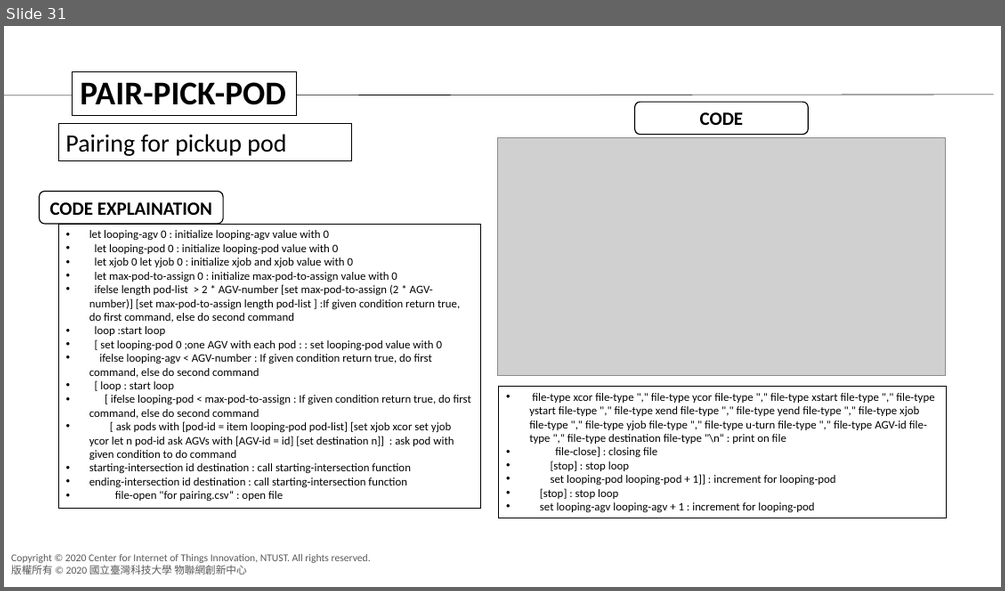
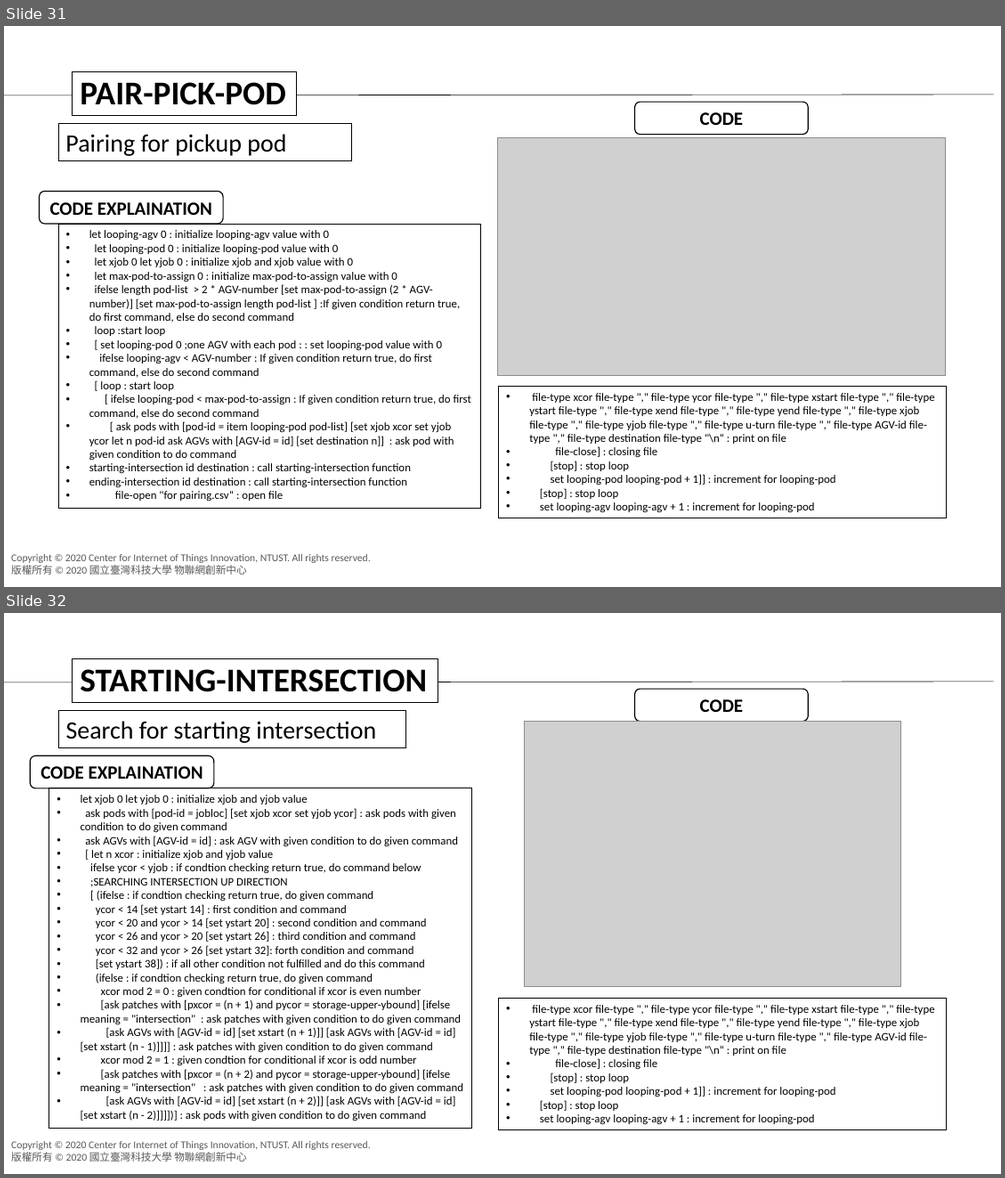
Before and after one commit to agnesyosephine/kiva, a slide deck: Tutorial/Code Learning-Ryanda.pptx. Shown one above the other, each under a label of ours: slide 31 before the commit, slides 31 and 32 after it. The pictures are 1005x591 and 1005x1178 pixels, drawn with LibreOffice and Linux fonts; fonts in the diff are those of the drawing; grey boxes stand for pictures; background and template pictures are left out. Boxes give left, top, right and bottom in pixels: in the first picture for what was removed or moved away, otherwise in the second. Text is boxed around its words. In the diff, an @@ line names an element or a change of style, - is before the commit and + after.

Commit message:
First Attempt

```diff
--- a/Tutorial/Code Learning-Ryanda.pptx
+++ b/Tutorial/Code Learning-Ryanda.pptx
@@ slide 32 added at [4,613,1001,1174], background #FFFFFF; not listed: 2 template elements that a slide beside it also shows @@
@@ rectangle added at [73,658,438,703], fill #FFFFFF, outline #000000 0.75 pt, 32 pt, text #000000, bold @@
+STARTING-INTERSECTION
@@ line added from (4, 682) to (994, 682), #000000 0.5 pt @@
@@ rounded rectangle added at [635,689,809,722], fill #FFFFFF, outline #000000 1 pt, 18 pt, text #000000, bold @@
+CODE
@@ rectangle added at [58,711,406,748], outline #000000 0.75 pt, 24 pt, text #000000 @@
+Search for starting intersection
@@ picture added at [524,722,900,987] @@
@@ rounded rectangle added at [30,755,214,788], fill #FFFFFF, outline #000000 1 pt, 18 pt, text #000000, bold @@
+CODE EXPLAINATION
@@ rectangle added at [49,788,472,1127], outline #000000 0.75 pt, 11 pt, text #000000 @@
+• let xjob 0 let yjob 0 : initialize xjob and yjob value
+• ask pods with [pod-id = jobloc] [set xjob xcor set yjob ycor] : ask pods with given condition to do given command
+• ask AGVs with [AGV-id = id] : ask AGV with given condition to do given command
+• [ let n xcor : initialize xjob and yjob value
+• ifelse ycor < yjob : if condtion checking return true, do command below
+• ;SEARCHING INTERSECTION UP DIRECTION
+• [ (ifelse : if condtion checking return true, do given command
+• ycor < 14 [set ystart 14] : first condition and command
+• ycor < 20 and ycor > 14 [set ystart 20] : second condition and command
+• ycor < 26 and ycor > 20 [set ystart 26] : third condition and command
+• ycor < 32 and ycor > 26 [set ystart 32]: forth condition and command
+• [set ystart 38]) : if all other condition not fulfilled and do this command
+• (ifelse : if condtion checking return true, do given command
+• xcor mod 2 = 0 : given condtion for conditional if xcor is even number
+• [ask patches with [pxcor = (n + 1) and pycor = storage-upper-ybound] [ifelse meaning = "intersection" : ask patches with given condition to do given command
+• [ask AGVs with [AGV-id = id] [set xstart (n + 1)]] [ask AGVs with [AGV-id = id] [set xstart (n - 1)]]]] : ask patches with given condition to do given command
+• xcor mod 2 = 1 : given condtion for conditional if xcor is odd number
+• [ask patches with [pxcor = (n + 2) and pycor = storage-upper-ybound] [ifelse meaning = "intersection" : ask patches with given condition to do given command
+• [ask AGVs with [AGV-id = id] [set xstart (n + 2)]] [ask AGVs with [AGV-id = id] [set xstart (n - 2)]]]])] : ask pods with given condition to do given command
@@ rectangle added at [499,998,947,1130], outline #000000 0.75 pt, 11 pt, text #000000 @@
+• file-type xcor file-type "," file-type ycor file-type "," file-type xstart file-type "," file-type ystart file-type "," file-type xend file-type "," file-type yend file-type "," file-type xjob file-type "," file-type yjob file-type "," file-type u-turn file-type "," file-type AGV-id file-type "," file-type destination file-type "\n“ : print on file
+• file-close] : closing file
+• [stop] : stop loop
+• set looping-pod looping-pod + 1]] : increment for looping-pod
+• [stop] : stop loop
+• set looping-agv looping-agv + 1 : increment for looping-pod
```
Also in this commit, not shown: 1 other slide added, 6 other files.
